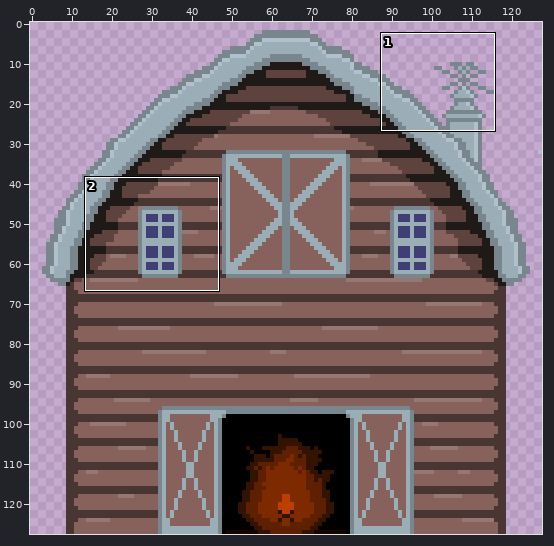
File history of a pixel-art file, Textures/Game Developments/Structures/House.ase. Above: a wide view before the commit, with the close-up outlined.
Close-up. The starting point:
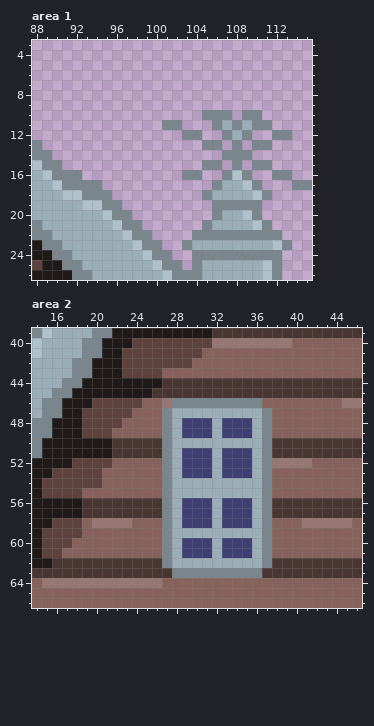
128x128 pixels, 1 frame. Shown: area 1: x 88..115, y 3..26; area 2: x 14..46, y 39..66.
After the commit:
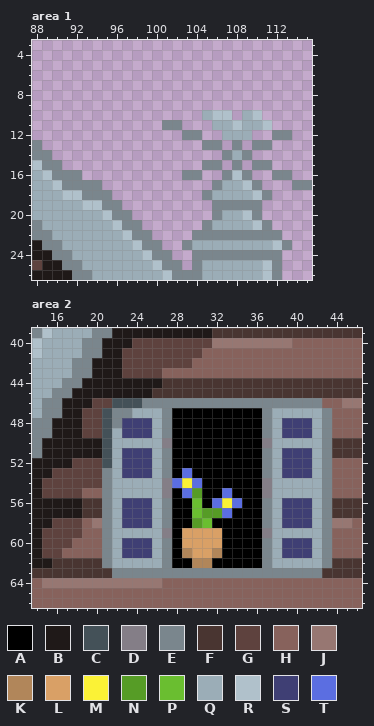
Palette (. is transparent): A #000000  B #1f1918  C #445158  D #847e87  E #7a868d  F #493531  G #5e423e  H #87625c  J #977772  K #b1865a  L #d9a066  M #fbf236  N #569c26  P #6abe30  Q #9badb7  R #b0c1cb  S #3f3f74  T #5b6ee1
Difference:
Changed rows in their new state; - is an unchanged pixel.
Area 1:
first column x 105:
10 QRR-QR-
11 -Q-R-QR
12 --Q-Q--
14 ---Q---
Area 2:
first column x 21:
46 -CCCEEE---------EEEEEE-
47 CEEQQQ-AAAAAAAAA-QQQQQE
48 CESSSQ-AAAAAAAAA-QSSSQE
49 CQSSSQ-AAAAAAAAA-QSSSQE
50 CQQQQQDAAAAAAAAADQQQQQE
51 CQSSSQ-AAAAAAAAA-QSSSQE
52 CQSSSQ-AAAAAAAAA-QSSSQE
53 EQSSSQ-ATAAAAAAA-QSSSQE
54 EQQQQQDTMTAAAAAADQQQQQE
55 EQQQQQDATNAATAAADQQQQQE
56 EQSSSQ-AAPATMTAA-QSSSQE
57 EQSSSQ-AAPNNTAAA-QSSSQE
58 EQSSSQ-AANPAAAAA-QSSSQE
59 EQQQQQDALLLLAAAADQQQQQE
60 EQSSSQ-ALLLLAAAA-QSSSQE
61 EQSSSQ-AKLLKAAAA-QSSSQE
62 EQQQQQ-AAKKAAAAA-QQQQQE
63 -EEEEEE---------EEEEEE-
Pixel boxes of the changes (left, top, right, bottom) in both close-ups:
changed: (202, 110, 272, 160)
changed: (102, 398, 332, 578)
